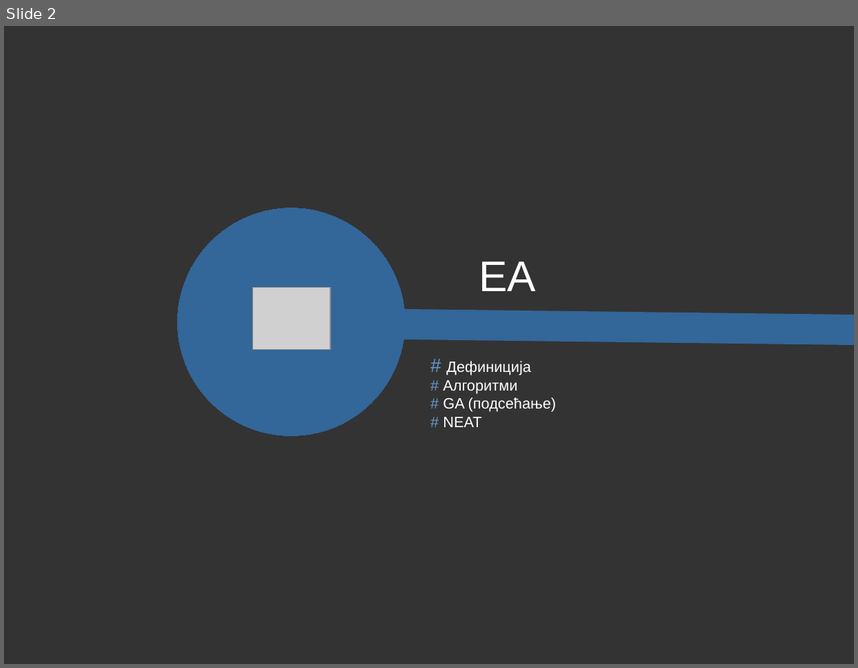
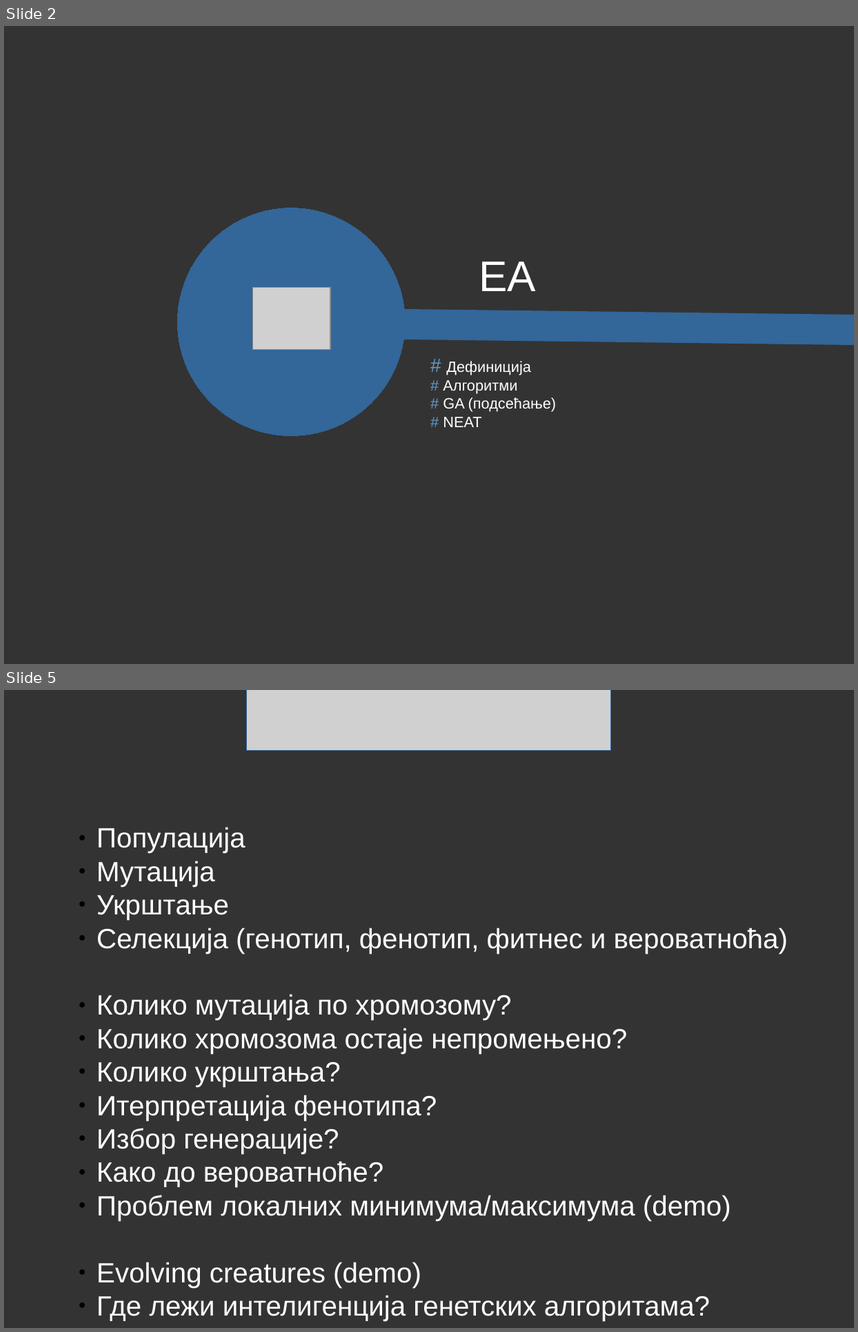
Before and after one commit to alien93/softProj, a slide deck: prezentacija/evolutivni_algoritmi.odp. Shown one above the other, each under a label of ours: slide 2 before the commit, slides 2 and 5 after it; the slides between them are not shown. The pictures are 858x668 and 858x1332 pixels, drawn with LibreOffice and Linux fonts; fonts in the diff are those of the drawing; grey boxes stand for pictures. Boxes give left, top, right and bottom in pixels: in the first picture for what was removed or moved away, otherwise in the second. Text is boxed around its words. In the diff, an @@ line names an element or a change of style, - is before the commit and + after.

```diff
--- a/prezentacija/evolutivni_algoritmi.odp
+++ b/prezentacija/evolutivni_algoritmi.odp
@@ slide 5 added at bbox=[4, 690, 854, 1328], background #333333 @@
@@ picture added at bbox=[247, 690, 611, 751] @@
@@ text added at bbox=[96, 827, 788, 1321], 26 pt, text #FFFFFF @@
+● Популација
+● Мутација
+● Укрштање
+● Селекција (генотип, фенотип, фитнес и вероватноћа)
+● Колико мутација по хромозому?
+● Колико хромозома остаје непромењено?
+● Колико укрштања?
+● Итерпретација фенотипа?
+● Избор генерације?
+● Како до вероватноће?
+● Проблем локалних минимума/максимума (demo)
+● Evolving creatures (demo)
+● Где лежи интелигенција генетских алгоритама?
```
Also in this commit, not shown: 10 slides changed, 2 other slides added, 13 slides removed, 6 other files.
